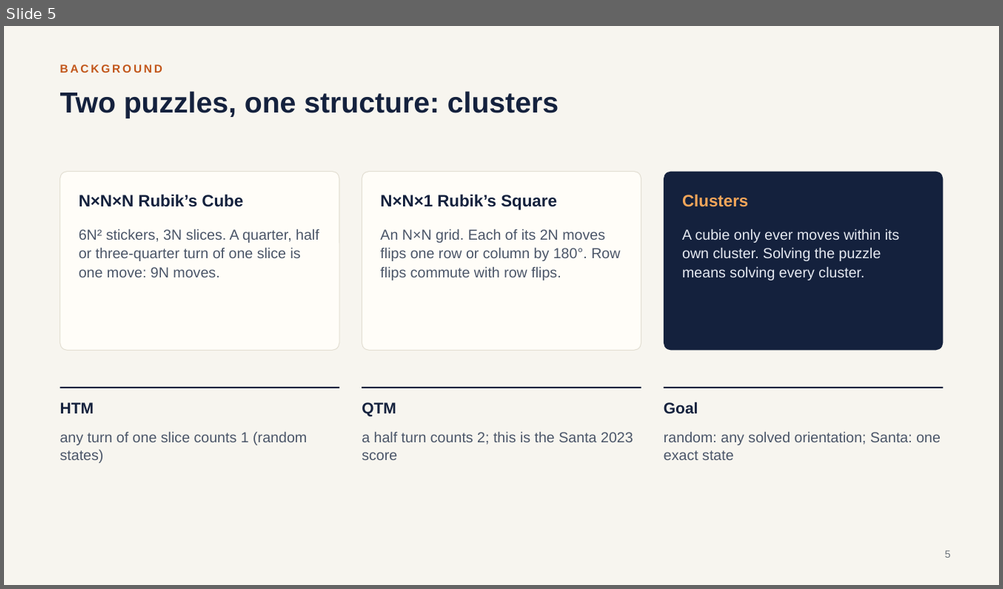
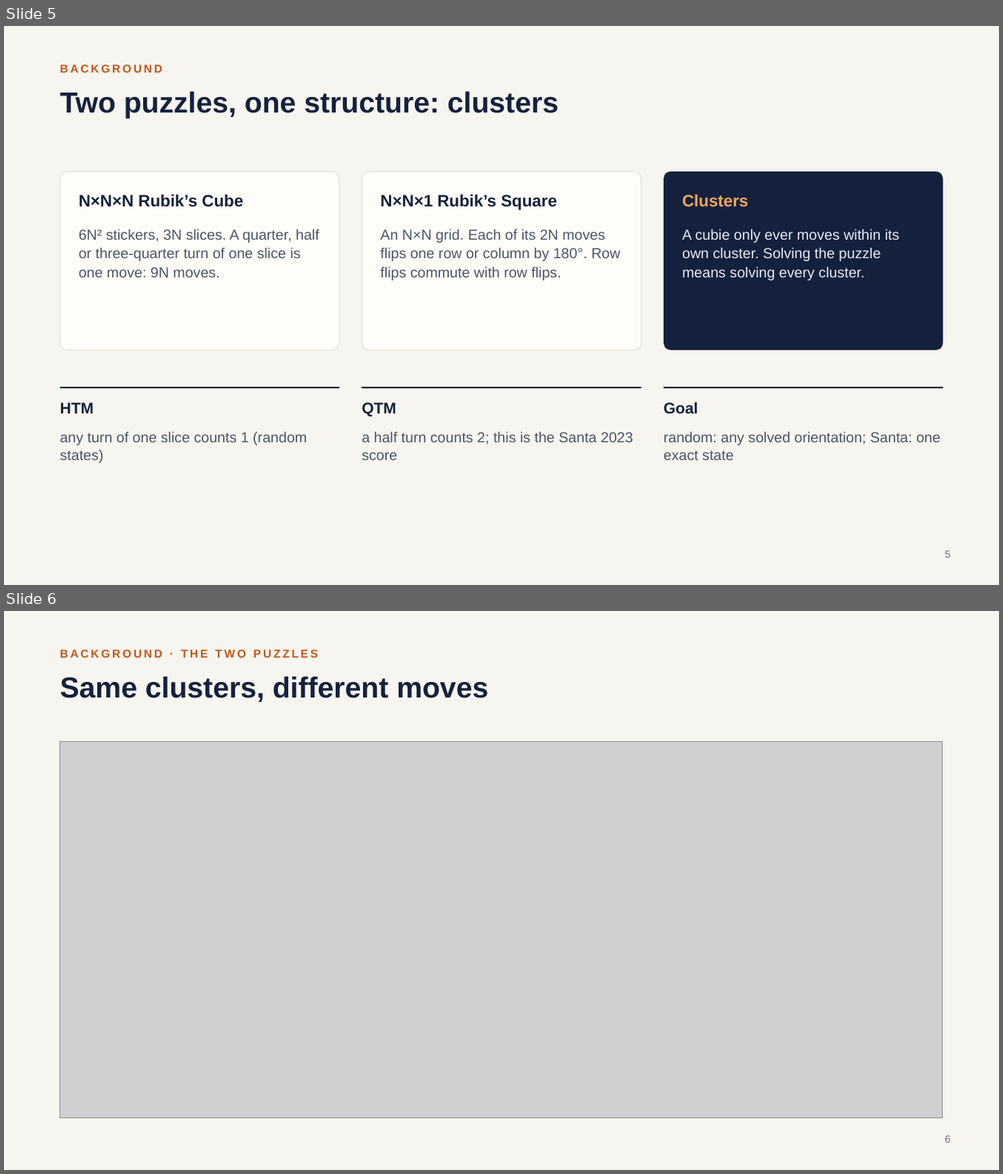
Before and after one commit to gauravrai1704/Rubik, a slide deck: docs/slides/Rubik_Short_Solutions.pptx. Shown one above the other, each under a label of ours: slide 5 before the commit, slides 5 and 6 after it. The pictures are 1003x589 and 1003x1174 pixels, drawn with LibreOffice and Linux fonts; fonts in the diff are those of the drawing; grey boxes stand for pictures. Boxes give left, top, right and bottom in pixels: in the first picture for what was removed or moved away, otherwise in the second. Text is boxed around its words. In the diff, an @@ line names an element or a change of style, - is before the commit and + after.

Commit message:
Slides: five infographic slides (puzzles, solving the Square, solving the cube, NetGain vs Demaine, SymPort)

```diff
--- a/docs/slides/Rubik_Short_Solutions.pptx
+++ b/docs/slides/Rubik_Short_Solutions.pptx
@@ slide 6 added at [4, 611, 999, 1170], background #F7F5EF @@
@@ text added at [60, 649, 318, 658], 11 pt, text #C2561A, bold @@
+BACKGROUND · THE TWO PUZZLES
@@ title added at [60, 676, 488, 702], 28 pt, text #14213D, bold @@
+Same clusters, different moves
@@ picture added at [60, 741, 942, 1119] @@
@@ page number added at [945, 1136, 950, 1143], 10 pt, text #6A7179 @@
+6
```
Also in this commit, not shown: 4 other slides added, 7 other files.
